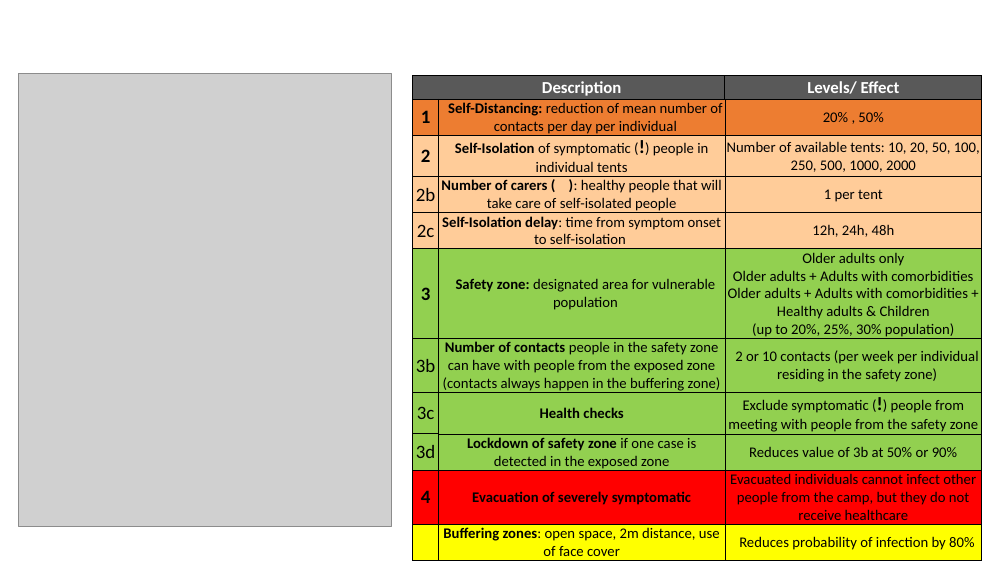
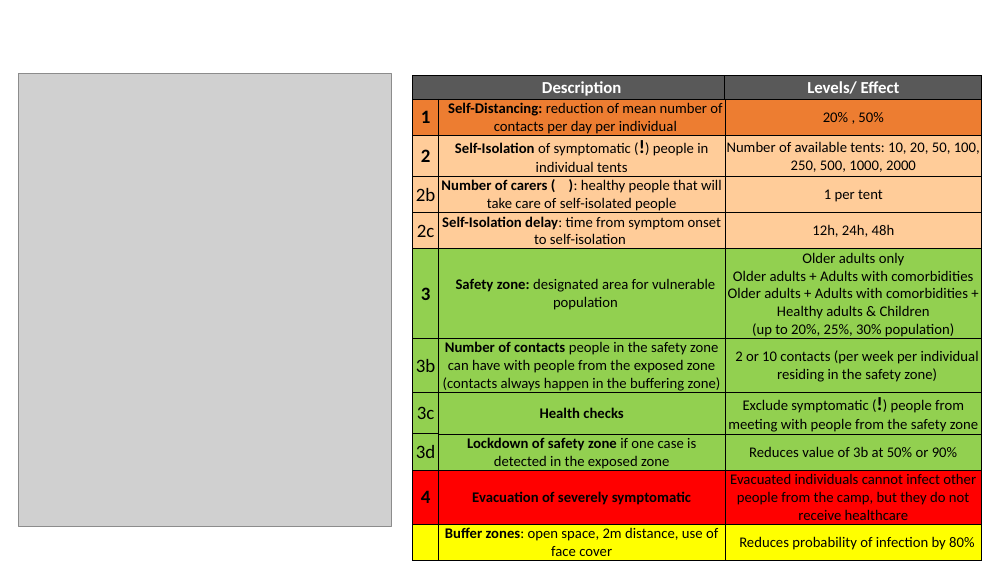
Before and after one commit to crowdfightcovid19/req-550-Syria, a slide deck: slide 3 of manuscripts/diagrams/diagrams_interventions_JV_LDT_JV.pptx. Drawn at 1008x567 pixels with LibreOffice and Linux fonts; fonts in the diff are those of the drawing; grey boxes stand for pictures; background and template pictures are left out. Boxes give left, top, right and bottom in pixels: in the first picture for what was removed or moved away, otherwise in the second. Text is boxed around its words. In the diff, an @@ line names an element or a change of style, - is before the commit and + after.

Commit message:
buffering --> buffer

```diff
--- a/manuscripts/diagrams/diagrams_interventions_JV_LDT_JV.pptx
+++ b/manuscripts/diagrams/diagrams_interventions_JV_LDT_JV.pptx
@@ table at box(413, 76, 982, 560) @@
-row 11, column 2: Buffering zones: open space, 2m distance, use of face cover
+row 11, column 2: Buffer zones: open space, 2m distance, use of face cover
```
